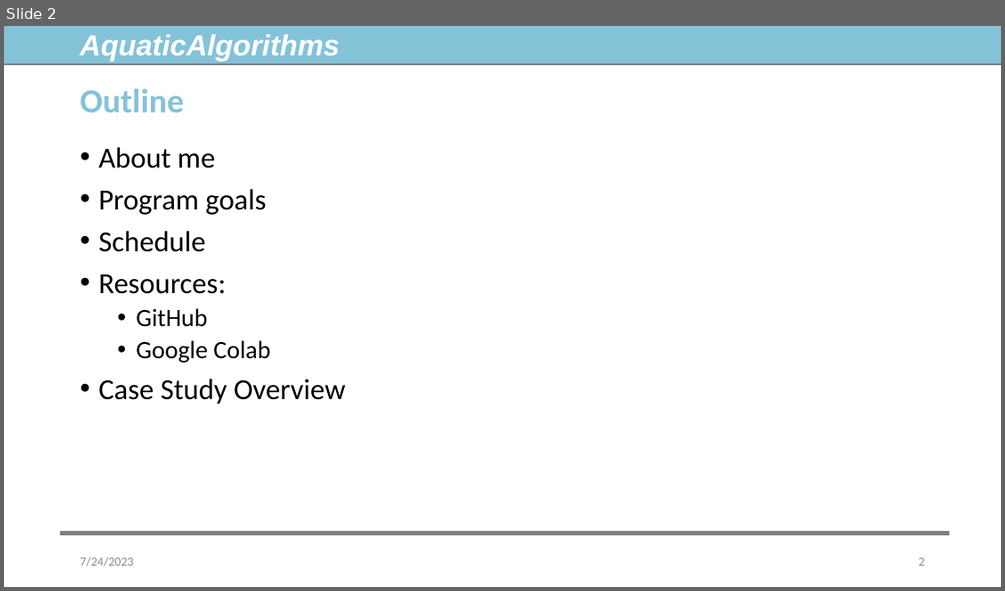
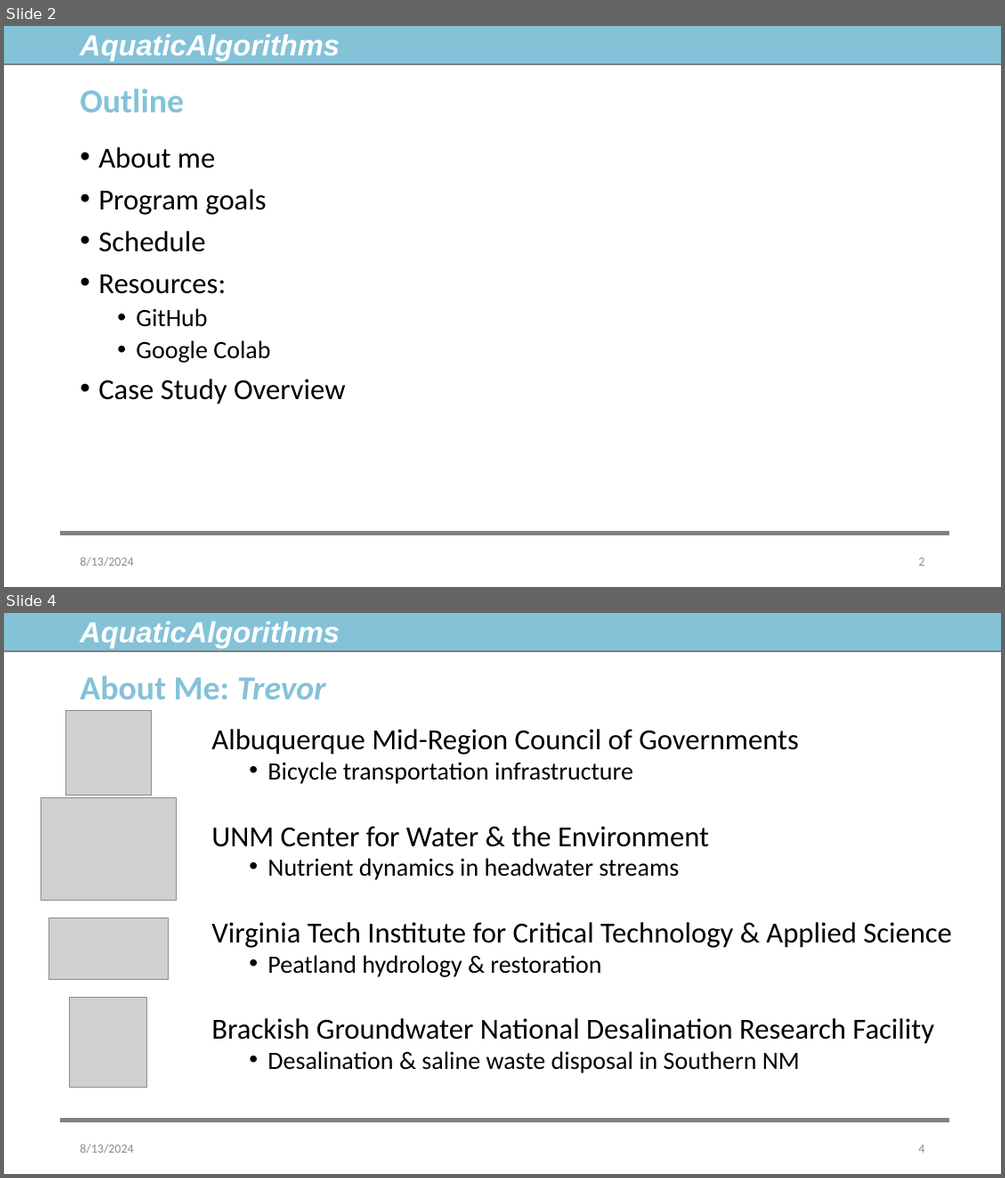
Before and after one commit to TrevorJA/AquaticAlgorithms, a slide deck: Presentations/L1_Introduction_to_Aquatic_Algorithms.pptx. Shown one above the other, each under a label of ours: slide 2 before the commit, slides 2 and 4 after it; the slides between them are not shown. The pictures are 1005x591 and 1005x1178 pixels, drawn with LibreOffice and Linux fonts; fonts in the diff are those of the drawing; grey boxes stand for pictures. Boxes give left, top, right and bottom in pixels: in the first picture for what was removed or moved away, otherwise in the second. Text is boxed around its words. In the diff, an @@ line names an element or a change of style, - is before the commit and + after.

```diff
--- a/Presentations/L1_Introduction_to_Aquatic_Algorithms.pptx
+++ b/Presentations/L1_Introduction_to_Aquatic_Algorithms.pptx
@@ slide 4 added at [4,613,1001,1174], background #FFFFFF; not listed: 2 template elements that a slide beside it also shows @@
@@ rectangle added at [4,613,1001,651], fill #84C2D8, outline #84C2D8 1 pt @@
@@ text added at [80,621,340,648], 28 pt, text #FFFFFF, bold, italic @@
+AquaticAlgorithms
@@ line added from (4, 651) to (1001, 651), #808080 1.5 pt @@
@@ title added at [80,675,326,699], 32.4 pt, text #84C2D8, bold @@
+About Me: Trevor
@@ picture added at [66,710,152,795] @@
@@ text added at [211,729,952,1073], 28 pt, text #000000 @@
+Albuquerque Mid-Region Council of Governments
+  • Bicycle transportation infrastructure
+UNM Center for Water & the Environment
+  • Nutrient dynamics in headwater streams
+Virginia Tech Institute for Critical Technology & Applied Science
+  • Peatland hydrology & restoration
+Brackish Groundwater National Desalination Research Facility
+  • Desalination & saline waste disposal in Southern NM
@@ picture added at [40,798,176,900] @@
@@ picture added at [48,918,169,980] @@
@@ picture added at [70,997,146,1087] @@
@@ text added at [80,1143,133,1153], 12 pt, text #8C8C8C @@
+8/13/2024
@@ page number added at [918,1144,924,1152], 12 pt, text #8C8C8C @@
+4
@@ slide 2 changed as well @@
@@ text at [80,556,133,566]: text changed @@
-7/24/2023
+8/13/2024
```
Also in this commit, not shown: 19 other slides changed, 4 other files.
